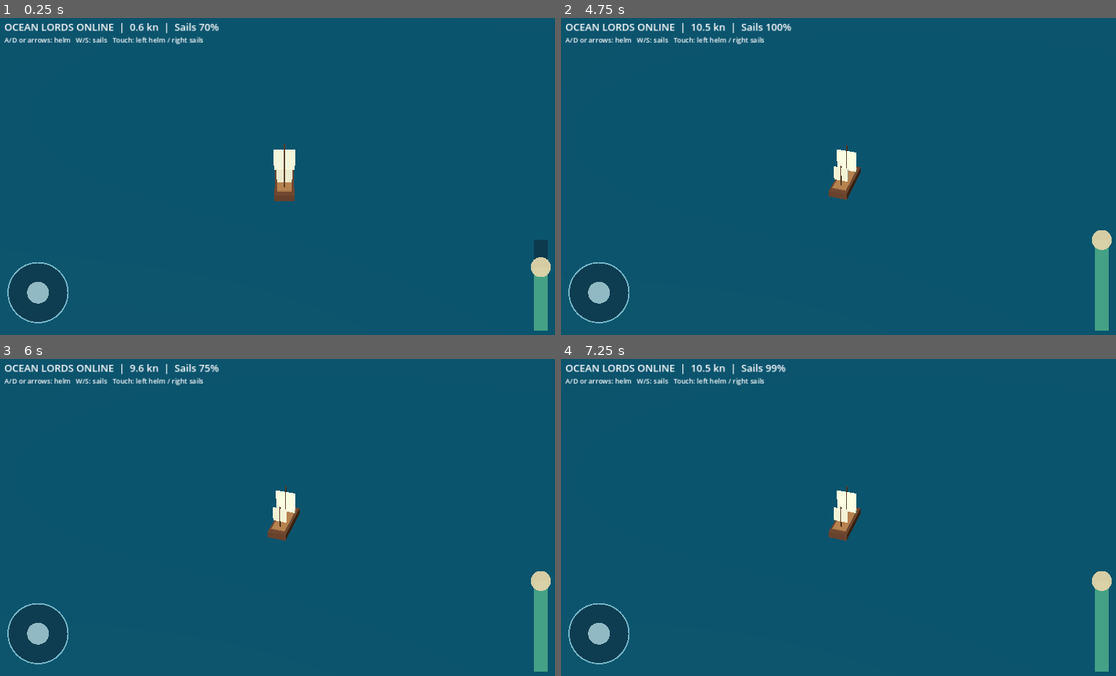
Above: before the commit, frames 1-4 (two rows, left to right).
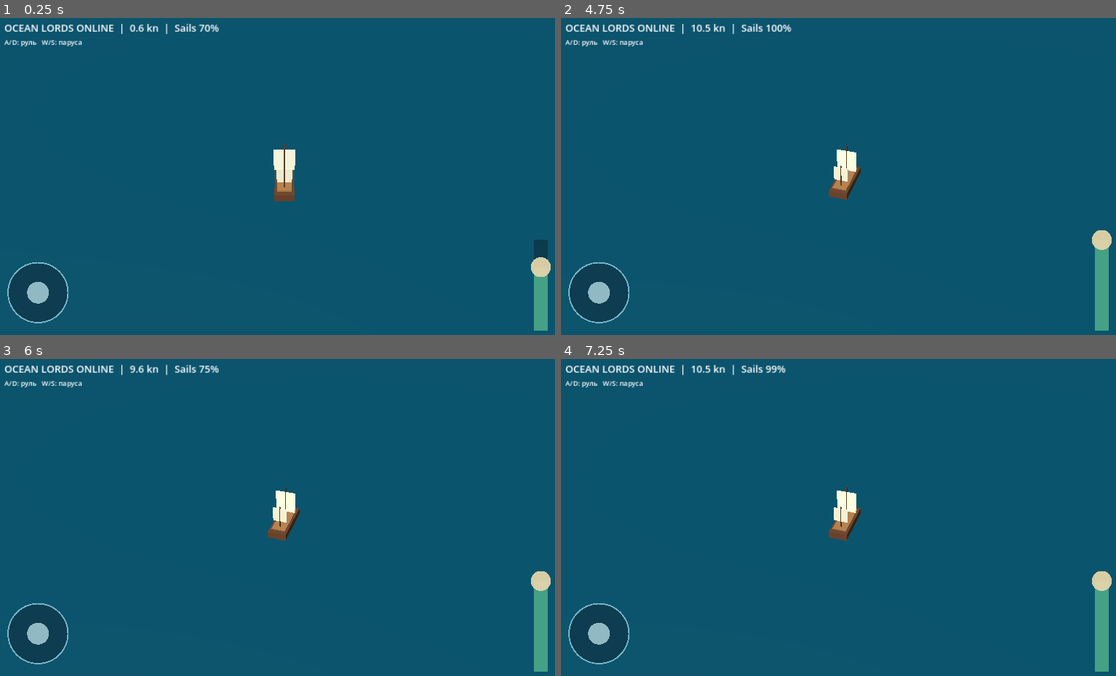
Above: after the commit, the same moments.

Repository: maillunex-lang/ocean-lords-online
Game: Godot game, scene res://scenes/main.tscn
The game is run twice, just before and just after one commit, with the same random seed, the same clock (stepped at 60 frames per second) and the same inputs.
Inputs (mouse positions are in pixels of both pictures, inside the frame that each line leads up to):
- Up to frame 1 (0.25 s): no input
- Up to frame 2 (4.75 s): move the mouse to (971, 157) at 0.52 s; hold Right (ui_right) 0.53-1.25 s; click (971, 157) at 0.67 s; drag from (727, 189) to (816, 239) at 1.27 s; move the mouse to (905, 100) at 2.02 s; hold Right (ui_right) 2.03-2.75 s; drag from (816, 239) to (672, 125) at 2.77 s; move the mouse to (1021, 224) at 3.52 s; hold Left (ui_left) 3.53-4.25 s; drag from (672, 125) to (760, 90) at 4.27 s
- Up to frame 3 (6 s): move the mouse to (310, 514) at 5.02 s; hold Down (ui_down) 5.03-5.75 s; click (310, 514) at 5.17 s; drag from (199, 431) to (166, 530) at 5.77 s
- Up to frame 4 (7.25 s): tap Enter at 6.5 s; move the mouse to (971, 498) at 6.52 s; hold Up (ui_up) from 6.53 s (still down)

The runs differ from the first frame. In frame 1, 0.9% of the frame differs, in the area x 0-40%, y 1-9%; in frame 2, 0.9%, in the area x 0-42%, y 1-9%; in frame 3, 0.9%; in frame 4, 0.9%.

Commit message:
fix: connect touch signals safely and reposition HUD for display cutouts

Diff:
--- a/scripts/main.gd
+++ b/scripts/main.gd
@@ -11,6 +11,8 @@
 var touch_enabled: bool = false
 var touch_sails: float = 0.7
 var hud: Label
+var hud_help: Label
+var hud_layer: CanvasLayer
 var sea_material: StandardMaterial3D
 const TOUCH_HELM = preload("res://scripts/touch_helm.gd")
 
@@ -80,27 +82,40 @@
 	_update_camera(1.0)
 
 func _create_hud() -> void:
-	var layer := CanvasLayer.new()
-	add_child(layer)
+	hud_layer = CanvasLayer.new()
+	add_child(hud_layer)
 	hud = Label.new()
 	hud.position = Vector2(24, 22)
 	hud.add_theme_font_size_override("font_size", 22)
-	layer.add_child(hud)
-	var help := Label.new()
-	help.text = "A/D or arrows: helm   W/S: sails   Touch: left helm / right sails"
-	help.position = Vector2(24, 55)
-	help.add_theme_font_size_override("font_size", 15)
-	layer.add_child(help)
+	hud_layer.add_child(hud)
+	hud_help = Label.new()
+	hud_help.text = "A/D: руль   W/S: паруса"
+	hud_help.add_theme_font_size_override("font_size", 15)
+	hud_layer.add_child(hud_help)
+	_reposition_hud()
+	get_viewport().size_changed.connect(_reposition_hud)
+
+
+func _reposition_hud() -> void:
+	var safe: Rect2i = DisplayServer.get_display_safe_area()
+	var screen: Vector2i = DisplayServer.screen_get_size()
+	var viewport_size: Vector2 = get_viewport().get_visible_rect().size
+	var left_margin: float = 24.0
+	var top_margin: float = 24.0
+	if safe.size.x > 0 and screen.x > 0 and screen.y > 0:
+		left_margin = maxf(24.0, float(safe.position.x) * viewport_size.x / float(screen.x) + 16.0)
+		top_margin = maxf(24.0, float(safe.position.y) * viewport_size.y / float(screen.y) + 16.0)
+	hud.position = Vector2(left_margin, top_margin)
+	hud_help.position = Vector2(left_margin, top_margin + 36.0)
 
 func _create_touch_controls() -> void:
-	var controls := Control.new()
-	controls.set_script(TOUCH_HELM)
+	var controls: Control = TOUCH_HELM.new()
 	var layer := CanvasLayer.new()
 	layer.layer = 2
 	add_child(layer)
 	layer.add_child(controls)
-	controls.helm_changed.connect(_on_helm_changed)
-	controls.sails_changed.connect(_on_sails_changed)
+	controls.connect("helm_changed", Callable(self, "_on_helm_changed"))
+	controls.connect("sails_changed", Callable(self, "_on_sails_changed"))
 
 func _on_helm_changed(value: float) -> void:
 	touch_turn = value
